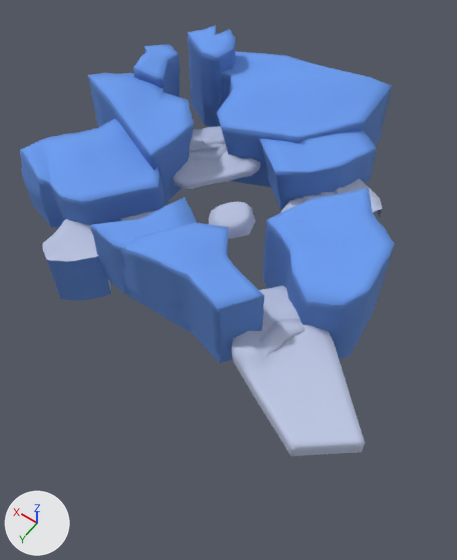
Renders of the FBX model SILA/Assets/Meshes/Terrain/NEW/Zone4.FBX from each side of a commit.
Both versions are drawn from a camera (50 mm lens) standing at (-363.0, 479.0, 578.0) and looking at (-86.0, 90.0, -33.0). Lighting does not change. The marker at lower left points along +X, +Y and +Z. Where no turn or scale is listed for an object, it has been applied to the vertices.

Names of what the first picture shows: 'Zone4Sol', 'Zone4V2'.
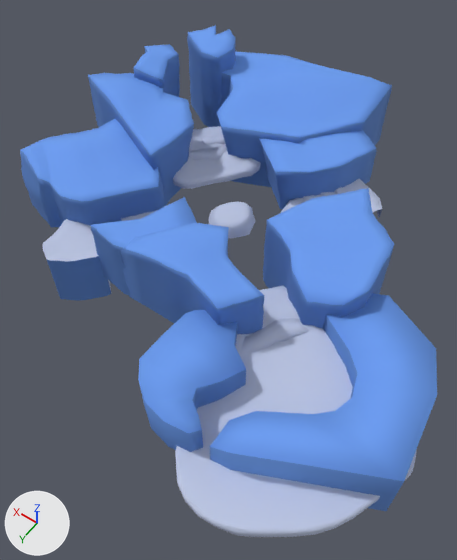
Edits to the scene script, one JSON object a line:
```json
{"block": "me_mesh", "where": "# used by ob_zone4v2; location = (-23.0, 19.0, -2.0)"}
{"op": "remove", "block": "me_mesh", "code": "me_mesh.from_pydata(...)  # 3886 vertices, 3684 faces; spans x -231.0..255.0, y -285.0..191.0, z -78.0..97.0"}
{"op": "add", "block": "me_mesh", "code": "me_mesh.from_pydata(...)  # 3954 vertices, 3733 faces; spans x -347.0..255.0, y -285.0..286.0, z -78.0..97.0"}
{"block": "me_mesh", "change": "me_mesh part 1: a new loose piece of 36 vertices spanning x -176.0..-82.0, y 142.0..286.0, z -24.0..47.0"}
{"block": "me_mesh", "change": "me_mesh part 2: a new loose piece of 32 vertices spanning x -347.0..-186.0, y 34.0..277.0, z -35.0..49.0"}
{"op": "add", "block": "me_mesh", "code": "me_mesh.materials.append(mat_material__27)  # blue #bec8e4"}
{"block": "me_mesh_001", "where": "# used by ob_zone4sol; location = (-23.0, 19.0, -2.0)"}
{"op": "remove", "block": "me_mesh_001", "code": "me_mesh_001.from_pydata(...)  # 2429 vertices, 2218 faces; spans x -300.0..188.0, y -207.0..221.0, z -78.0..15.0"}
{"op": "add", "block": "me_mesh_001", "code": "me_mesh_001.from_pydata(...)  # 2378 vertices, 2170 faces; spans x -350.0..188.0, y -207.0..323.0, z -78.0..15.0"}
{"block": "me_mesh_001", "change": "me_mesh_001 part 3: 260 vertices moved from x -262.0..-95.0, y 73.0..177.0, z -21.0..14.0 to x -327.0..-94.0, y 73.0..221.0, z -21.0..14.0; 209 vertices removed from x -300.0..-159.0, y 138.0..221.0, z -21.0..1.0; 158 vertices added at x -350.0..-126.0, y 128.0..323.0, z -21.0..1.0"}
```

Pixel boxes (x1, y1, x2, y2) of what changed, in the pictures (457 x 560 px; the box of a moved part takes in the faces that stretch with it):
```json
{"object": "Zone4V2", "change": "reshaped", "before": [20, 25, 394, 363], "after": [20, 25, 437, 511], "on screen": "11% wider, 44% taller"}
{"object": "Zone4Sol", "change": "reshaped", "before": [43, 126, 382, 456], "after": [43, 126, 417, 537], "on screen": "10% wider, 24% taller"}
{"part": 1, "of": "me_mesh", "change": "added", "after": [138, 310, 246, 452], "on screen": "blue"}
{"part": 2, "of": "me_mesh", "change": "added", "after": [210, 293, 437, 511], "on screen": "blue"}
{"part": 3, "of": "me_mesh_001", "change": "moved or reshaped", "before": [231, 321, 365, 456], "after": [175, 321, 417, 537]}
```
